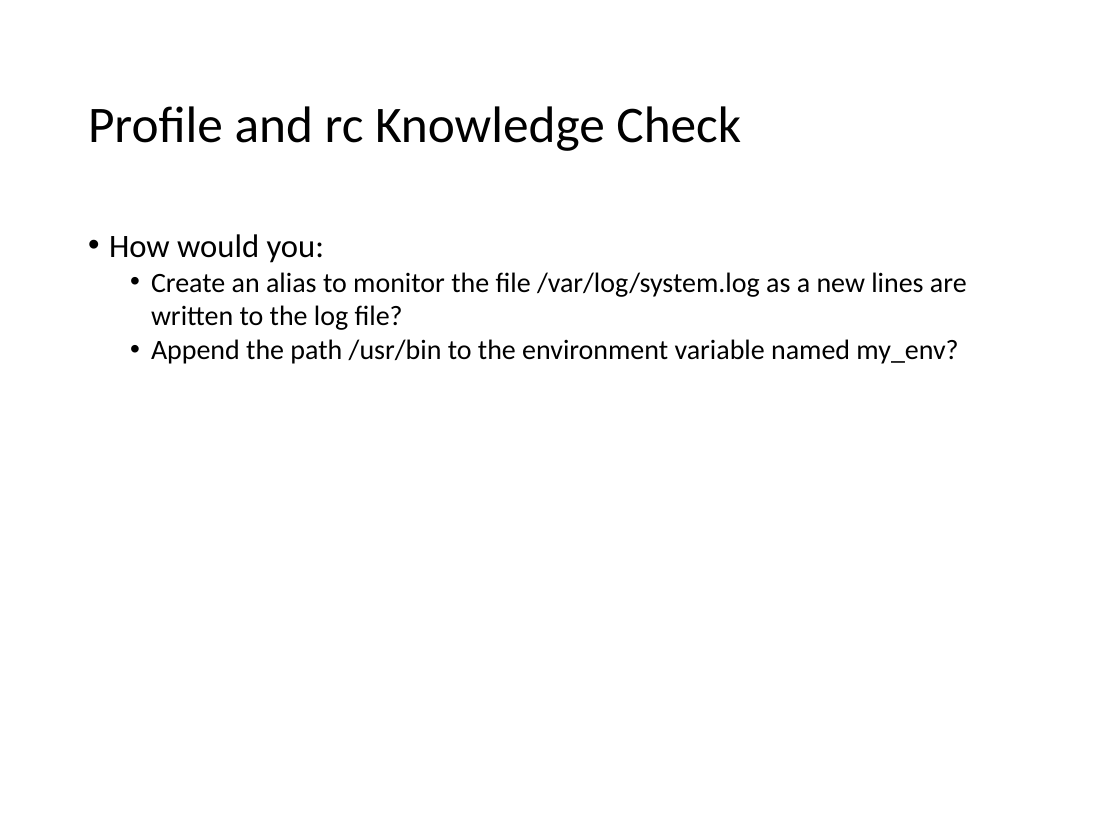
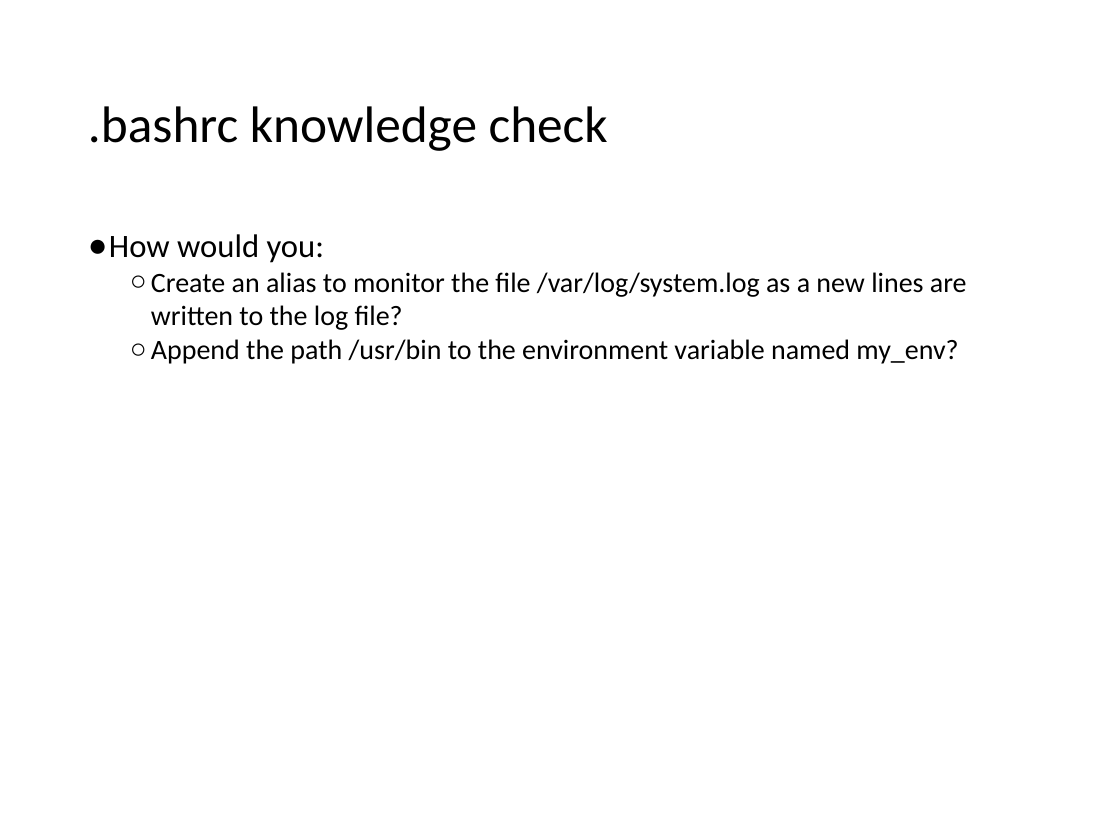
Before and after one commit to cmrsol/demo, a slide deck: slide 26 of linux-intro/shell_101.pptx (slide 22 before the commit). Drawn at 1120x840 pixels with LibreOffice and Linux fonts; fonts in the diff are those of the drawing. Boxes give left, top, right and bottom in pixels: in the first picture for what was removed or moved away, otherwise in the second. Text is boxed around its words. In the diff, an @@ line names an element or a change of style, - is before the commit and + after.

```diff
--- a/linux-intro/shell_101.pptx
+++ b/linux-intro/shell_101.pptx
@@ text at <box>88,106,608,151</box>: text changed @@
-Profile and rc Knowledge Check
+.bashrc knowledge check
@@ text "How would you:" at <box>109,234,967,364</box>: bullet • to ●; bullet • to ○ @@
```
Also in this commit, not shown: 18 other slides changed, 11 slides added, 7 slides removed, 4 other files.
